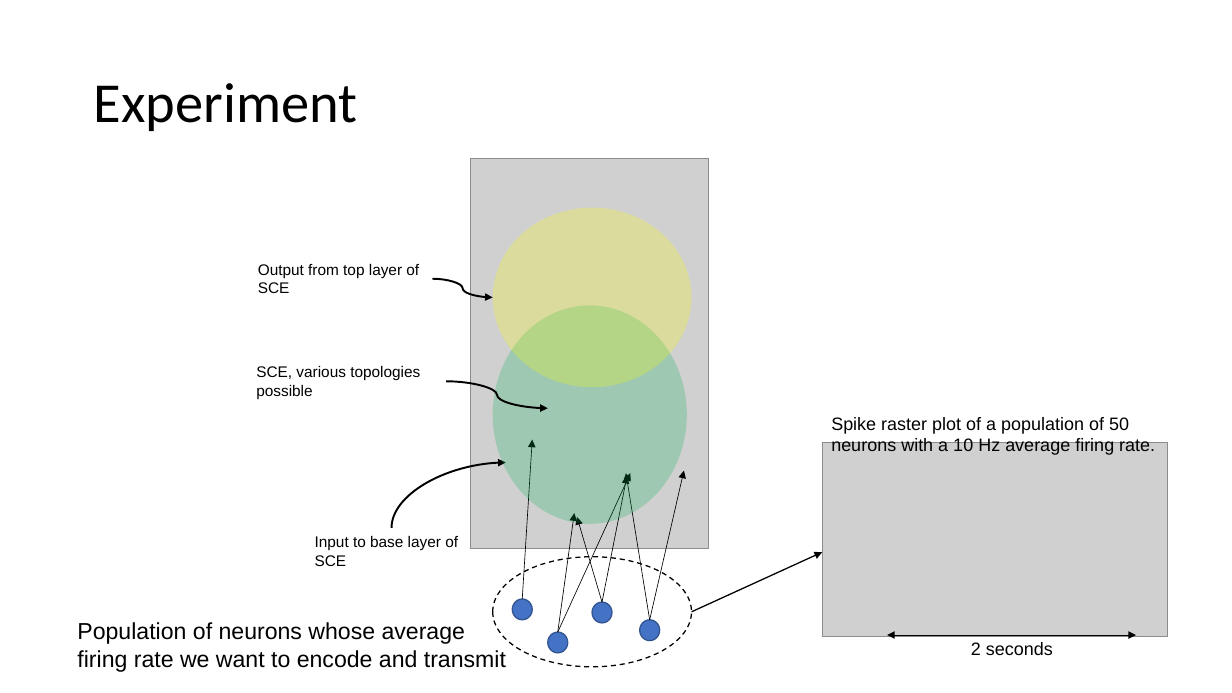
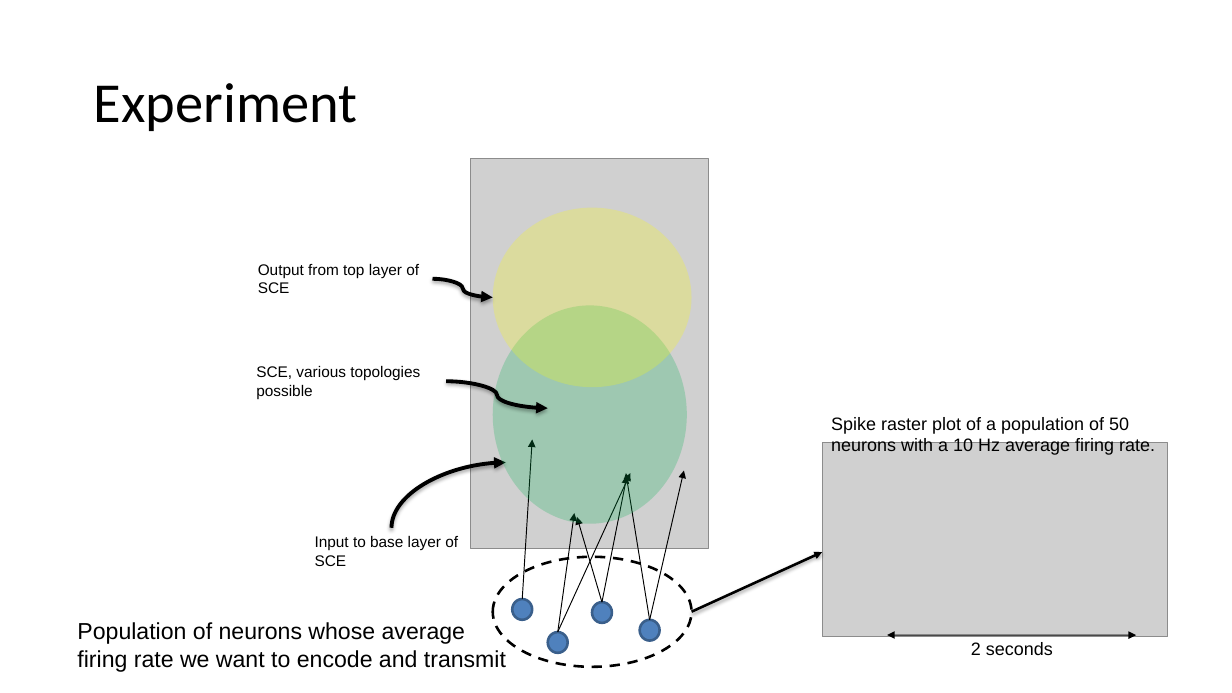
Before and after one commit to vbaker145/neuron, a slide deck: slide 16 of encoding_paper/Firing Rate Encoding Analysis.pptx (slide 12 before the commit). Drawn at 1232x693 pixels with LibreOffice and Linux fonts; fonts in the diff are those of the drawing; grey boxes stand for pictures; background and template pictures are left out. Boxes give left, top, right and bottom in pixels: in the first picture for what was removed or moved away, otherwise in the second. Text is boxed around its words. In the diff, an @@ line names an element or a change of style, - is before the commit and + after.

```diff
--- a/encoding_paper/Firing Rate Encoding Analysis.pptx
+++ b/encoding_paper/Firing Rate Encoding Analysis.pptx
@@ curved arrow (433, 279) - (493, 298): stroke #000000 1.5 pt to #000000 3 pt @@
@@ curved arrow (446, 382) - (548, 409): stroke #000000 1.5 pt to #000000 3 pt @@
@@ arrow removed from (522, 599) to (532, 440) @@
@@ freeform shape added at [522,440,532,600], outline #000000 0.75 pt @@
@@ curved arrow (392, 528) - (506, 463): stroke #000000 1.5 pt to #000000 3 pt @@
@@ arrow removed from (558, 632) to (630, 473) @@
@@ freeform shape added at [558,473,631,632], outline #000000 0.75 pt @@
@@ arrow removed from (603, 603) to (628, 476) @@
@@ freeform shape added at [603,476,628,603], outline #000000 0.75 pt @@
@@ arrow removed from (650, 620) to (626, 473) @@
@@ freeform shape added at [626,473,650,620], outline #000000 0.75 pt @@
@@ arrow removed from (650, 620) to (684, 470) @@
@@ freeform shape added at [650,470,684,619], outline #000000 0.75 pt @@
@@ arrow removed from (558, 632) to (575, 513) @@
@@ freeform shape added at [558,513,575,632], outline #000000 0.75 pt @@
@@ arrow removed from (603, 603) to (577, 518) @@
@@ freeform shape added at [577,517,602,602], outline #000000 0.75 pt @@
@@ ellipse at [493,557,691,667]: outline #000000 1 pt dashed to #000000 2 pt @@
@@ arrow removed from (691, 612) to (823, 553) @@
@@ freeform shape added at [691,553,822,612], outline #000000 2 pt @@
@@ fill #4472C4 to #4F81BD; outline #325491 1 pt to #3A5F8C 2 pt in 4 elements at [512,599,532,619], [592,603,613,623], [548,632,568,653], [640,620,660,640] @@
@@ double arrow removed from (887, 635) to (1137, 635) @@
@@ freeform shape added at [887,635,1136,635], outline #000000 0.75 pt @@
```
Also in this commit, not shown: 11 other slides changed, 4 slides added, 4 other files.
